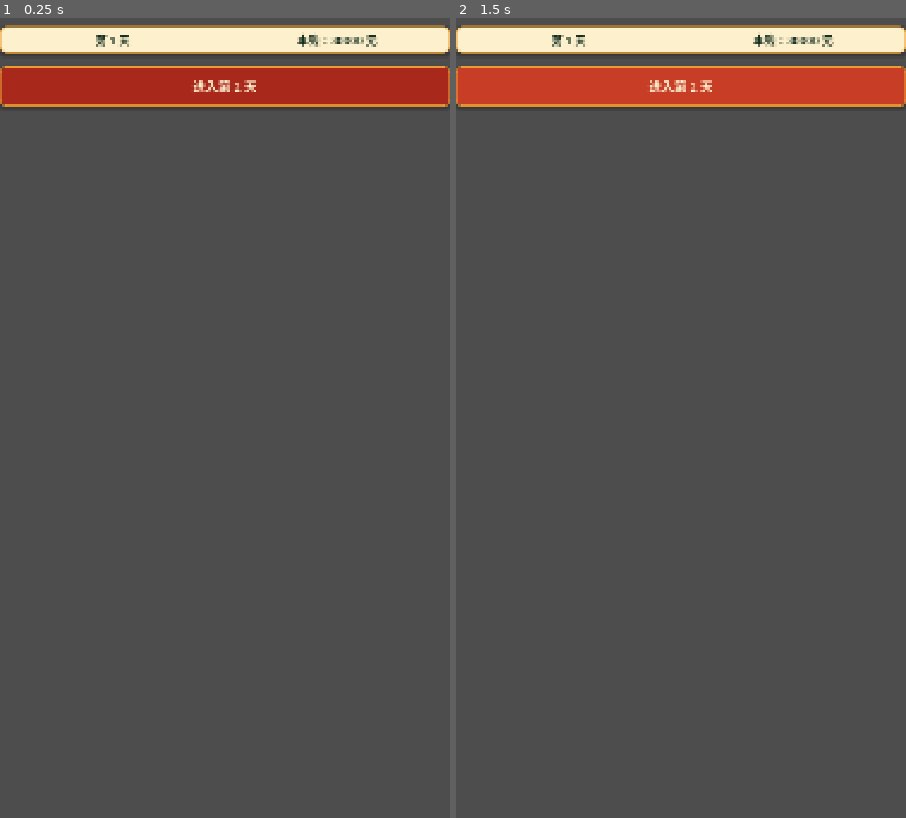
Above: before the commit, frames 1-2 (left to right).
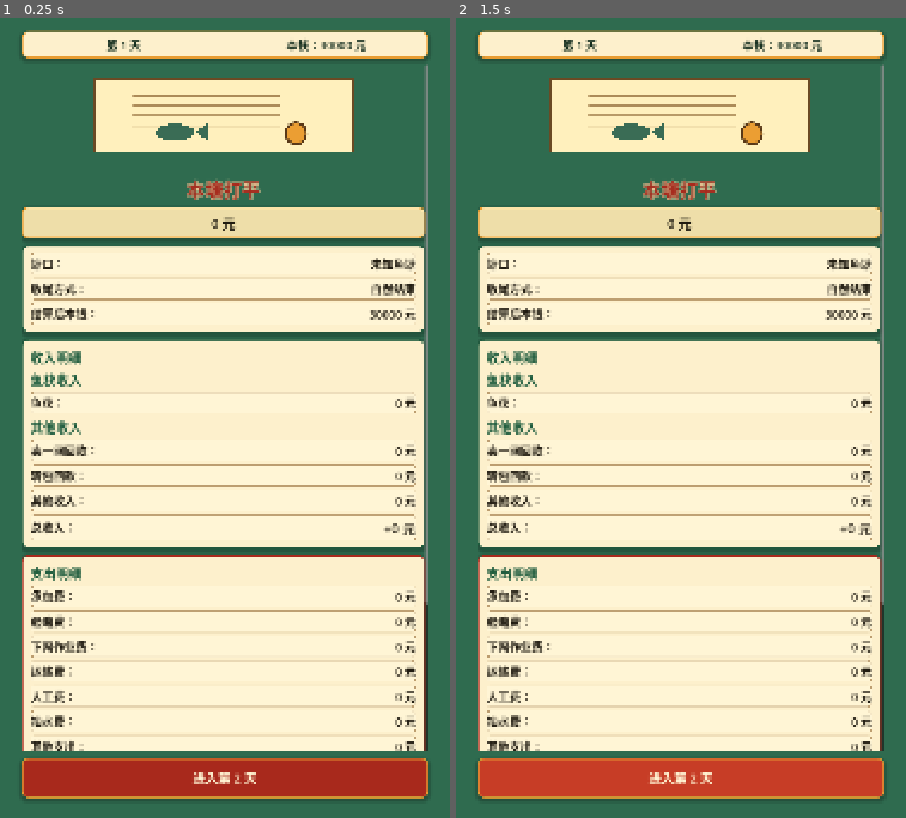
Above: after the commit, the same moments.

Repository: shawnlee6701/fishpond
Game: Godot game, scene res://scenes/Settlement.tscn
The game is run twice, just before and just after one commit, with the same random seed, the same clock (stepped at 60 frames per second) and the same inputs. This scene is started directly instead of the project's main scene.
Inputs:
- Up to frame 1 (0.25 s): no input
- Up to frame 2 (1.5 s): click "进入第 2 天" at 0.5 s; click "进入第 2 天" at 1.25 s

The runs differ from the first frame. In frame 1, 98% of the frame differs, in the area x 0-100%, y 0-100%; in frame 2, 98%.
Error in both runs: Cannot call method 'get_children' on a null value. (res://scripts/ui_controller.gd:12)

Commit message:
Fix settlement screen layout root

Diff:
--- a/scenes/Settlement.tscn
+++ b/scenes/Settlement.tscn
@@ -2,7 +2,7 @@
 
 [ext_resource type="Script" path="res://scripts/settlement.gd" id="1_settlement"]
 
-[node name="Settlement" type="VBoxContainer"]
+[node name="Settlement" type="Control"]
 custom_minimum_size = Vector2(1080, 1920)
 layout_mode = 3
 anchors_preset = 15
@@ -10,7 +10,6 @@
 anchor_bottom = 1.0
 grow_horizontal = 2
 grow_vertical = 2
-theme_override_constants/separation = 20
 script = ExtResource("1_settlement")
 
 [node name="CashLabel" type="Label" parent="."]
